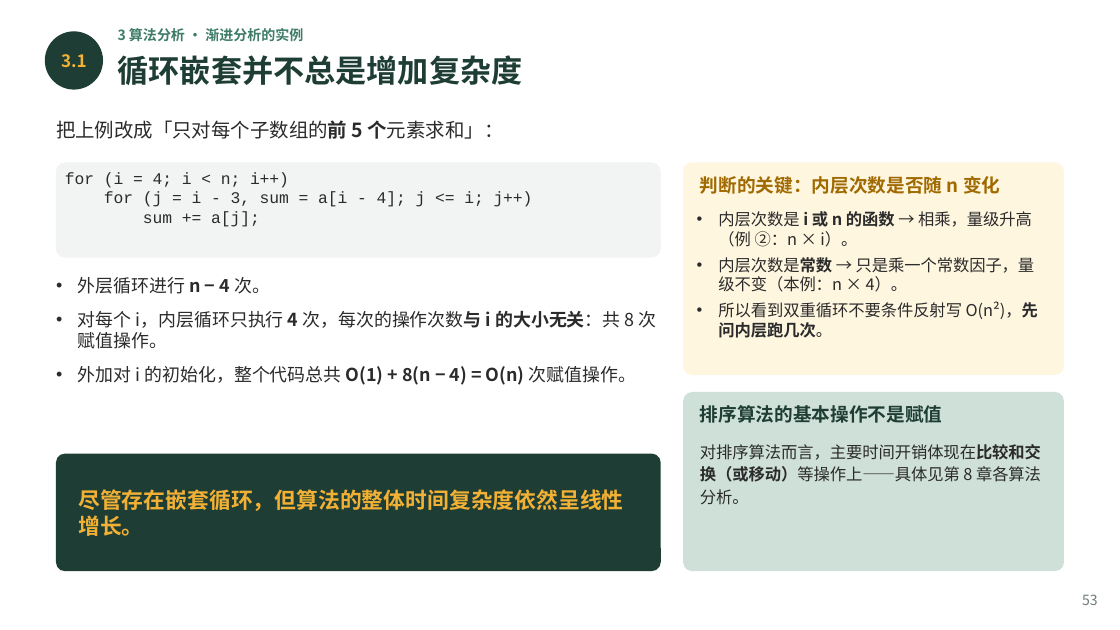
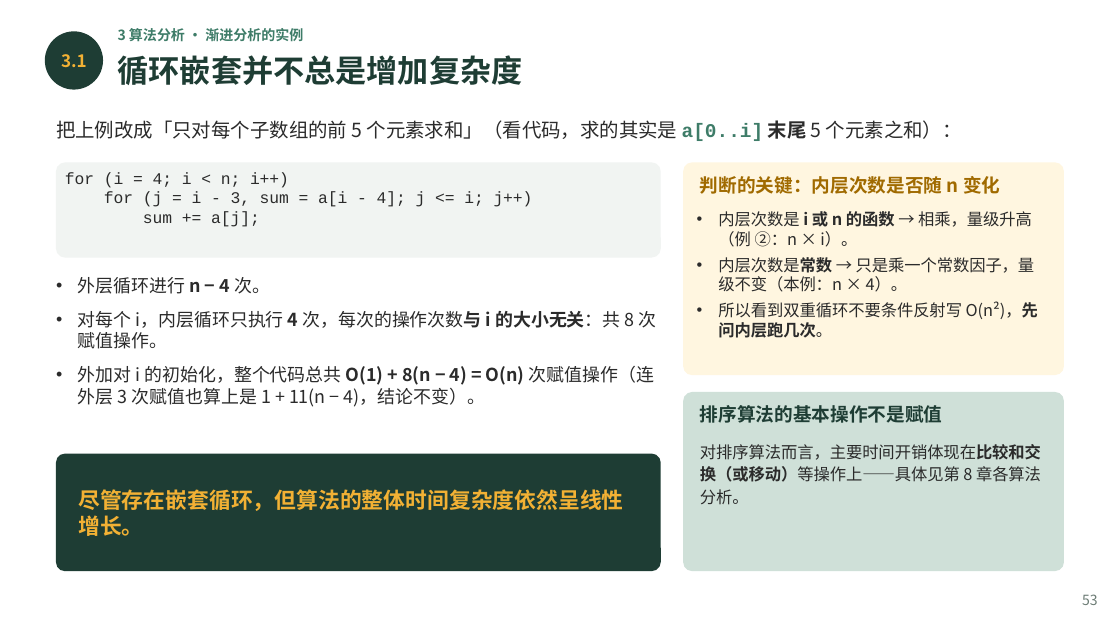
Before and after one commit to GMyhf/2026fall-cs201, a slide deck: slide 53 of courseware/202609_DSA_01_ADT_Floyd_Complexity.pptx. Drawn at 1120x630 pixels with LibreOffice and Linux fonts; fonts in the diff are those of the drawing. Boxes give left, top, right and bottom in pixels: in the first picture for what was removed or moved away, otherwise in the second. Text is boxed around its words. In the diff, an @@ line names an element or a change of style, - is before the commit and + after.

```diff
--- a/courseware/202609_DSA_01_ADT_Floyd_Complexity.pptx
+++ b/courseware/202609_DSA_01_ADT_Floyd_Complexity.pptx
@@ text at bbox=[56, 120, 962, 141]: text changed @@
-把上例改成「只对每个子数组的前 5 个元素求和」：
+把上例改成「只对每个子数组的前 5 个元素求和」（看代码，求的其实是 a[0..i] 末尾 5 个元素之和）：
@@ text at bbox=[78, 366, 654, 407]: text changed @@
-• 外加对 i 的初始化，整个代码总共 O(1) + 8(n − 4) = O(n) 次赋值操作。
+• 外加对 i 的初始化，整个代码总共 O(1) + 8(n − 4) = O(n) 次赋值操作（连外层 3 次赋值也算上是 1 + 11(n − 4)，结论不变）。
```
Also in this commit, not shown: 11 other slides changed, 32 other files.
